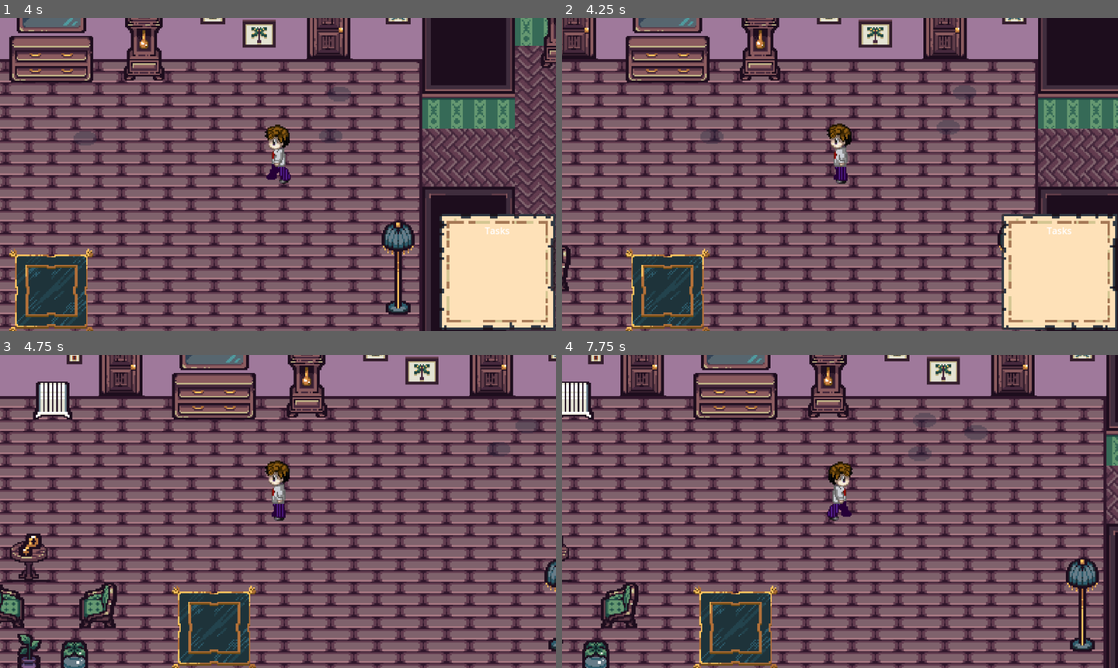
Above: before the commit, frames 1-4 (two rows, left to right).
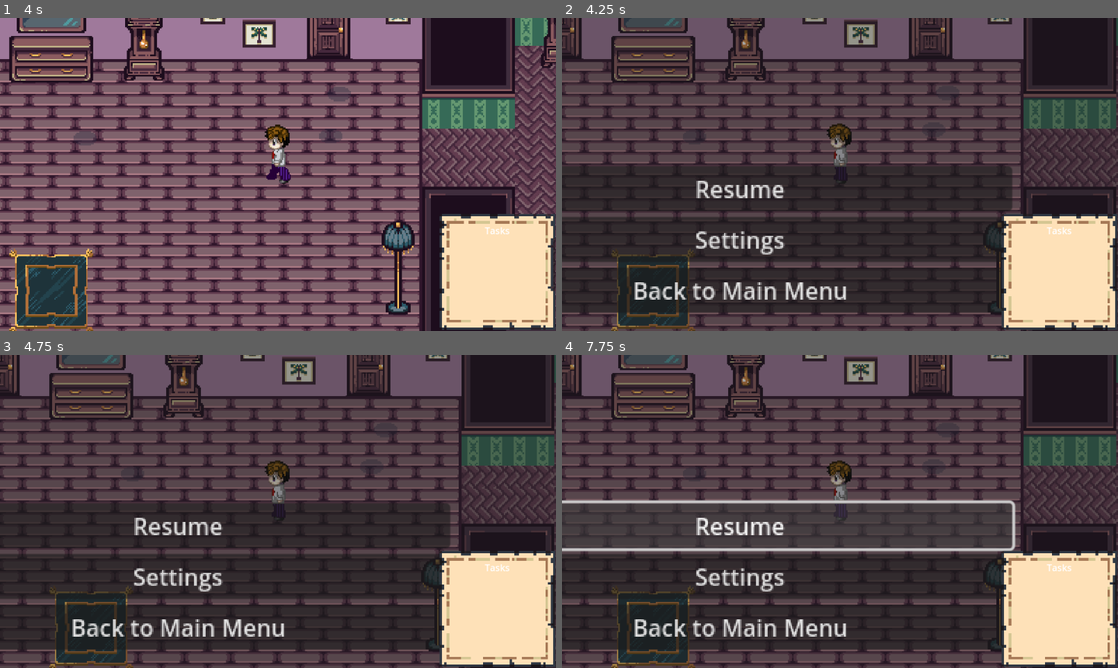
Above: after the commit, the same moments.

Repository: EvanNavel/HauntedSpouse
Game: Godot game, scene res://scenes/House/testing/test_first_floor.tscn
The game is run twice, just before and just after one commit, with the same random seed, the same clock (stepped at 60 frames per second) and the same inputs. This scene is started directly instead of the project's main scene.
Inputs (mouse positions are in pixels of both pictures, inside the frame that each line leads up to):
- Up to frame 1 (4 s): tap Enter at 0.5 s; move the mouse to (400, 158) at 0.52 s; hold D (walk_right) 0.53-1.28 s; tap Tab (task_toggle) every 0.75 s from 0.6 to 3.6 s; click (400, 158) at 0.67 s; move the mouse to (166, 190) at 1.27 s; hold S (walk_down) 1.28-2.03 s; click (166, 190) at 1.42 s; move the mouse to (333, 105) at 2.02 s; hold D (walk_right) 2.03-2.78 s; click (333, 105) at 2.17 s; move the mouse to (250, 237) at 2.77 s; hold W (walk_up) 2.78-3.53 s; click (250, 237) at 2.92 s; move the mouse to (444, 221) at 3.52 s; hold A (walk_left) from 3.53 s (still down); click (444, 221) at 3.67 s
- Up to frame 2 (4.25 s): keep holding A (walk_left); tap Escape (pause, bound only after the commit) at 4.15 s
- Up to frame 3 (4.75 s): keep holding A (walk_left); move the mouse to (111, 464) at 4.27 s; tap Tab (task_toggle) at 4.35 s; click (111, 464) at 4.42 s
- Up to frame 4 (7.75 s): move the mouse to (867, 511) at 5.02 s; release A (walk_left) at 5.03 s; hold S (walk_down) 5.03-5.78 s; tap Tab (task_toggle) every 0.75 s from 5.1 to 7.35 s; click (867, 511) at 5.17 s; move the mouse to (756, 433) at 5.77 s; hold D (walk_right) 5.78-6.53 s; click (756, 433) at 5.92 s; move the mouse to (962, 495) at 6.52 s; hold W (walk_up) 6.53-7.28 s; click (962, 495) at 6.67 s; move the mouse to (728, 527) at 7.27 s; hold D (walk_right) from 7.28 s (still down); click (728, 527) at 7.42 s

Frame 1 is identical in both runs. In frame 2, 73% of the frame differs, in the area x 0-100%, y 0-100%; in frame 3, 87%; in frame 4, 87%.

Commit message:
broken pause

Diff:
--- /dev/null
+++ b/hauntedspouse/global_settings.gd
@@ -0,0 +1,3 @@
+extends Node
+
+var previous_scene = "title"
--- a/hauntedspouse/project.godot
+++ b/hauntedspouse/project.godot
@@ -18,6 +18,7 @@
 [autoload]
 
 InventoryManager="*res://scripts/global/inventory_manager.gd"
+GlobalSettings="*res://global_settings.gd"
 
 [display]
 
@@ -60,6 +61,11 @@
 "events": [Object(InputEventKey,"resource_local_to_scene":false,"resource_name":"","device":-1,"window_id":0,"alt_press …(191 unchanged characters)…
 ]
 }
+pause={
+"deadzone": 0.5,
+"events": [Object(InputEventKey,"resource_local_to_scene":false,"resource_name":"","device":0,"window_id":0,"alt_pressed":false,"shift_pressed":false,"ctrl_pressed":false,"meta_pressed":false,"pressed":false,"keycode":0,"physical_keycode":4194305,"key_label":0,"unicode":0,"location":0,"echo":false,"script":null)
+]
+}
 
 [physics]
 
--- /dev/null
+++ b/hauntedspouse/scenes/House/testing/test_first_floor.gd
@@ -0,0 +1,14 @@
+extends Node
+
+@onready var pause_menu = preload("res://scenes/ui/pause_screen.tscn").instantiate()
+
+func _ready():
+	add_child(pause_menu)
+	pause_menu.hide()
+
+func _input(event):
+	if event.is_action_pressed("pause"):
+		if get_tree().paused:
+			pause_menu._on_resume_pressed()
+		else:
+			pause_menu.show_pause_menu()
--- a/hauntedspouse/scenes/House/testing/test_first_floor.tscn
+++ b/hauntedspouse/scenes/House/testing/test_first_floor.tscn
@@ -1,7 +1,8 @@
-[gd_scene load_steps=11 format=3 uid="uid://o5ueq3ti1v4y"]
+[gd_scene load_steps=12 format=3 uid="uid://o5ueq3ti1v4y"]
 
 [ext_resource type="PackedScene" uid="uid://c8bn8tdguq2sf" path="res://scenes/House/foyer.tscn" id="1_hbyln"]
 [ext_resource type="TileSet" uid="uid://c832btw0vg02f" path="res://scenes/House/house_tile_set.tres" id="1_ob757"]
+[ext_resource type="Script" path="res://scenes/House/testing/test_first_floor.gd" id="1_wudak"]
 [ext_resource type="PackedScene" uid="uid://b6kuee3wdyte4" path="res://scenes/House/study.tscn" id="2_n07i3"]
 [ext_resource type="PackedScene" uid="uid://bxj06uu3pxl4g" path="res://scenes/House/kitchen.tscn" id="3_jr5kc"]
 [ext_resource type="PackedScene" uid="uid://b5wvg146b3ihn" path="res://scenes/House/dining_room.tscn" id="5_3w2wf"]
@@ -13,6 +14,7 @@
 
 [node name="TestFirstFloor" type="Node2D"]
 y_sort_enabled = true
+script = ExtResource("1_wudak")
 
 [node name="TileMapLayer" type="TileMapLayer" parent="."]
 tile_set = ExtResource("1_ob757")
--- /dev/null
+++ b/hauntedspouse/scenes/ui/pause_screen.gd
@@ -0,0 +1,37 @@
+extends Control
+
+@onready var resume_button = $VBoxContainer/resume_button
+@onready var settings_button = $VBoxContainer/settings_button
+@onready var quit_button = $VBoxContainer/quit_button
+
+func _ready():
+	#_on_resume_button_pressed.connect(_on_resume_pressed)
+	#_on_settings_button_pressed.connect(_on_settings_pressed)
+	#_on_quit_button_pressed.connect(_on_quit_pressed)
+	resume_button.mouse_filter = Control.MOUSE_FILTER_STOP
+	settings_button.mouse_filter = Control.MOUSE_FILTER_STOP
+	quit_button.mouse_filter = Control.MOUSE_FILTER_STOP
+	set_z_index(2)
+	hide()
+
+
+func show_pause_menu():
+	show()
+	get_tree().paused = true
+
+
+func _on_resume_button_pressed() -> void:
+	print ("sings pressed")
+	get_tree().paused = false
+	hide()
+
+func _on_settings_button_pressed() -> void:
+	print ("settings pressed")
+	GlobalSettings.previous_scene = "pause"
+	get_tree().change_scene_to_file("res://scenes/ui/settings.tscn")
+
+
+func _on_quit_button_pressed() -> void:
+	print ("sq pressed")
+	get_tree().paused = false
+	get_tree().change_scene_to_file("res://scenes/ui/title_screen.tscn")
--- /dev/null
+++ b/hauntedspouse/scenes/ui/pause_screen.tscn
@@ -0,0 +1,52 @@
+[gd_scene load_steps=2 format=3 uid="uid://12y6rjg01tss"]
+
+[ext_resource type="Script" path="res://scenes/ui/pause_screen.gd" id="1_3b3mg"]
+
+[node name="Control" type="Control"]
+layout_mode = 3
+anchors_preset = 0
+offset_right = 40.0
+offset_bottom = 40.0
+script = ExtResource("1_3b3mg")
+
+[node name="ColorRect" type="ColorRect" parent="."]
+layout_mode = 0
+offset_left = -116.0
+offset_top = -154.0
+offset_right = 1078.0
+offset_bottom = 668.0
+color = Color(0.11, 0.11, 0.11, 0.4)
+
+[node name="Label" type="Label" parent="."]
+layout_mode = 0
+offset_left = 348.0
+offset_top = 113.0
+offset_right = 435.0
+offset_bottom = 168.0
+scale = Vector2(2.00982, 1.79824)
+text = "Paused"
+horizontal_alignment = 1
+vertical_alignment = 1
+
+[node name="VBoxContainer" type="VBoxContainer" parent="."]
+layout_mode = 0
+offset_left = 248.0
+offset_top = 288.0
+offset_right = 623.0
+offset_bottom = 527.0
+
+[node name="resume_button" type="Button" parent="VBoxContainer"]
+layout_mode = 2
+text = "Resume"
+
+[node name="settings_button" type="Button" parent="VBoxContainer"]
+layout_mode = 2
+text = "Settings"
+
+[node name="quit_button" type="Button" parent="VBoxContainer"]
+layout_mode = 2
+text = "Back to Main Menu"
+
+[connection signal="pressed" from="VBoxContainer/resume_button" to="." method="_on_resume_button_pressed"]
+[connection signal="pressed" from="VBoxContainer/settings_button" to="." method="_on_settings_button_pressed"]
+[connection signal="pressed" from="VBoxContainer/quit_button" to="." method="_on_quit_button_pressed"]
--- a/hauntedspouse/scenes/ui/settings.gd
+++ b/hauntedspouse/scenes/ui/settings.gd
@@ -16,4 +16,7 @@
 	AudioServer.set_bus_mute(0, not AudioServer.is_bus_mute(0))
 
 func _go_back():
-	get_tree().change_scene_to_file("res://scenes/ui/title_screen.tscn")
+	if GlobalSettings.previous_scene == "pause":
+		get_tree().change_scene_to_file("res://scenes/ui/pause_screen.tscn")  # Go back to pause
+	else:
+		get_tree().change_scene_to_file("res://scenes/ui/title_screen.tscn")  # Go back to title
--- a/hauntedspouse/scenes/ui/title_screen.tscn
+++ b/hauntedspouse/scenes/ui/title_screen.tscn
@@ -14,29 +14,18 @@
 
 [node name="Background" type="ColorRect" parent="."]
 layout_mode = 0
-offset_left = -20.0
-offset_top = -16.0
-offset_right = 972.0
-offset_bottom = 558.0
+offset_left = -102.0
+offset_top = -64.0
+offset_right = 1092.0
+offset_bottom = 613.0
 color = Color(0, 0, 0, 1)
-
-[node name="TextureRect" type="TextureRect" parent="."]
-layout_mode = 1
-anchors_preset = -1
-anchor_right = 23.971
-anchor_bottom = 13.47
-offset_left = 315.0
-offset_top = 147.0
-offset_right = -350.84
-offset_bottom = -242.8
-texture = ExtResource("1_dnw6o")
 
 [node name="VBoxContainer" type="VBoxContainer" parent="."]
 layout_mode = 0
-offset_left = 433.0
+offset_left = 395.0
 offset_top = 386.0
-offset_right = 473.0
-offset_bottom = 426.0
+offset_right = 529.0
+offset_bottom = 487.0
 
 [node name="start_button" type="Button" parent="VBoxContainer"]
 layout_mode = 2
@@ -50,6 +39,17 @@
 layout_mode = 2
 text = "Quit"
 
+[node name="TextureRect" type="TextureRect" parent="."]
+layout_mode = 1
+anchors_preset = -1
+anchor_right = 23.971
+anchor_bottom = 13.47
+offset_left = 315.0
+offset_top = 147.0
+offset_right = -350.84
+offset_bottom = -242.8
+texture = ExtResource("1_dnw6o")
+
 [node name="AudioStreamPlayer2D" type="AudioStreamPlayer2D" parent="."]
 
 [node name="Sprite2D" type="Sprite2D" parent="."]
